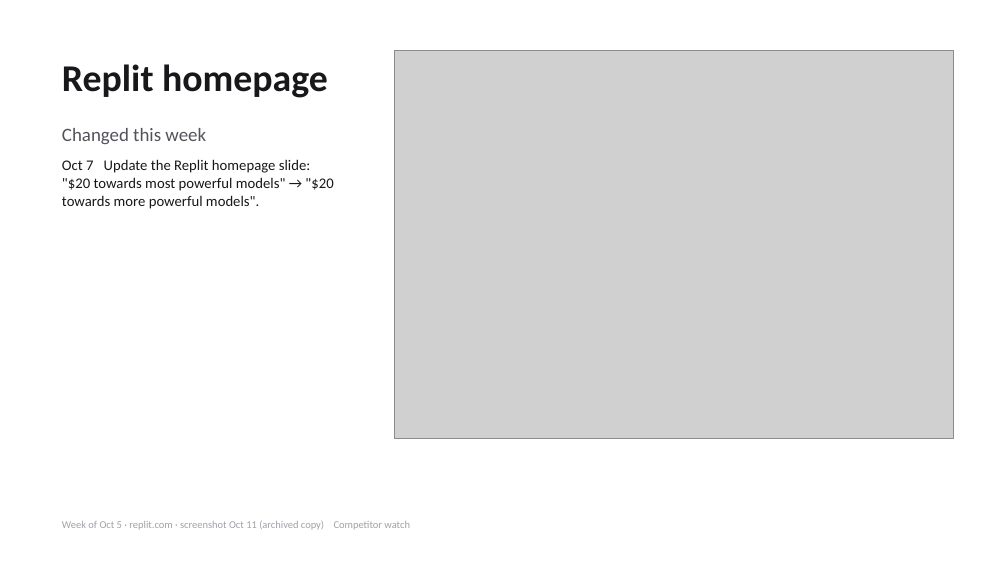
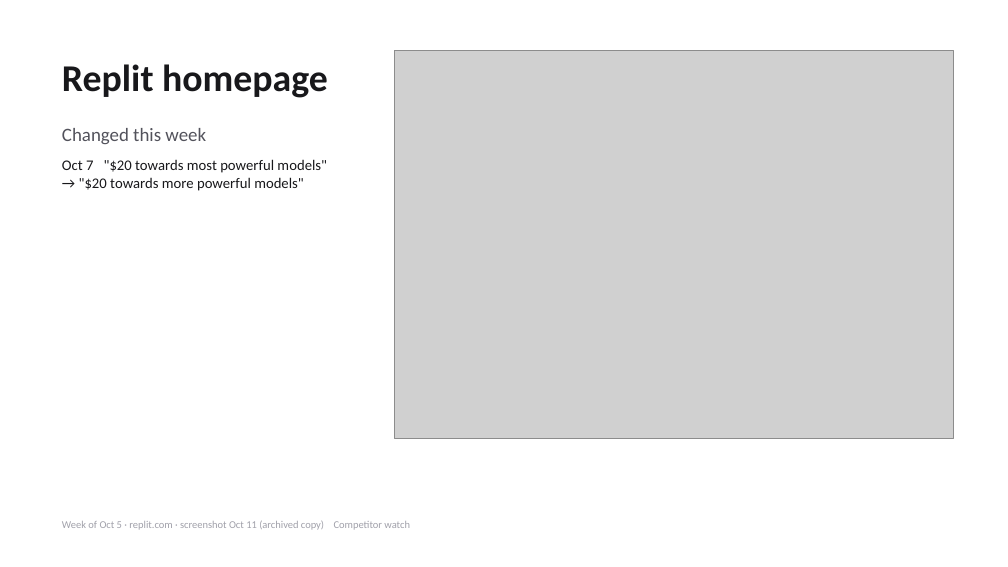
Before and after one commit to matanmill304/brightloop-monday-deck, a slide deck: slide 4 of public/weeks/2026-W41/deck.pptx. Drawn at 1008x567 pixels with LibreOffice and Linux fonts; fonts in the diff are those of the drawing; grey boxes stand for pictures. Boxes give left, top, right and bottom in pixels: in the first picture for what was removed or moved away, otherwise in the second. Text is boxed around its words. In the diff, an @@ line names an element or a change of style, - is before the commit and + after.

```diff
--- a/public/weeks/2026-W41/deck.pptx
+++ b/public/weeks/2026-W41/deck.pptx
@@ text at (x1=62, y1=159, x2=327, y2=191): text changed @@
-Oct 7 Update the Replit homepage slide: "$20 towards most powerful models" → "$20 towards more powerful models".
+Oct 7 "$20 towards most powerful models" → "$20 towards more powerful models"
```
Also in this commit, not shown: 1 other slide changed, 36 other files.
